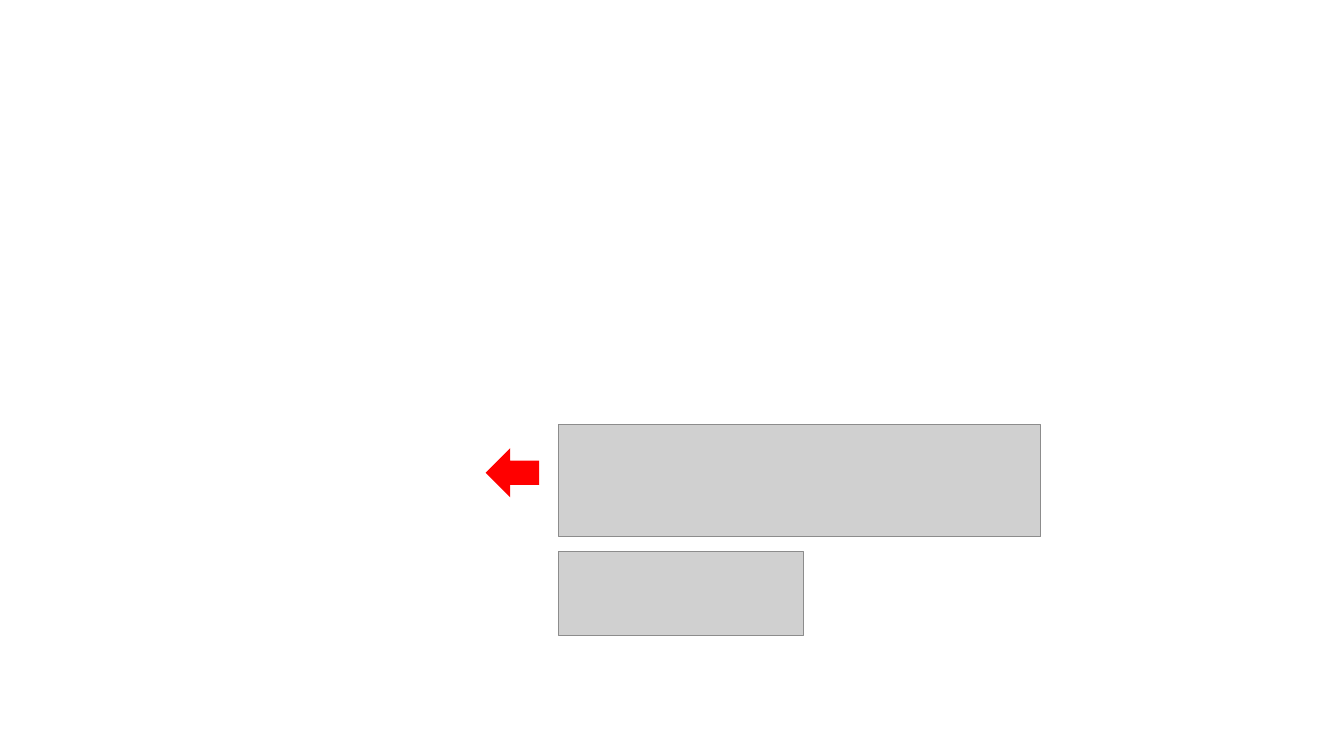
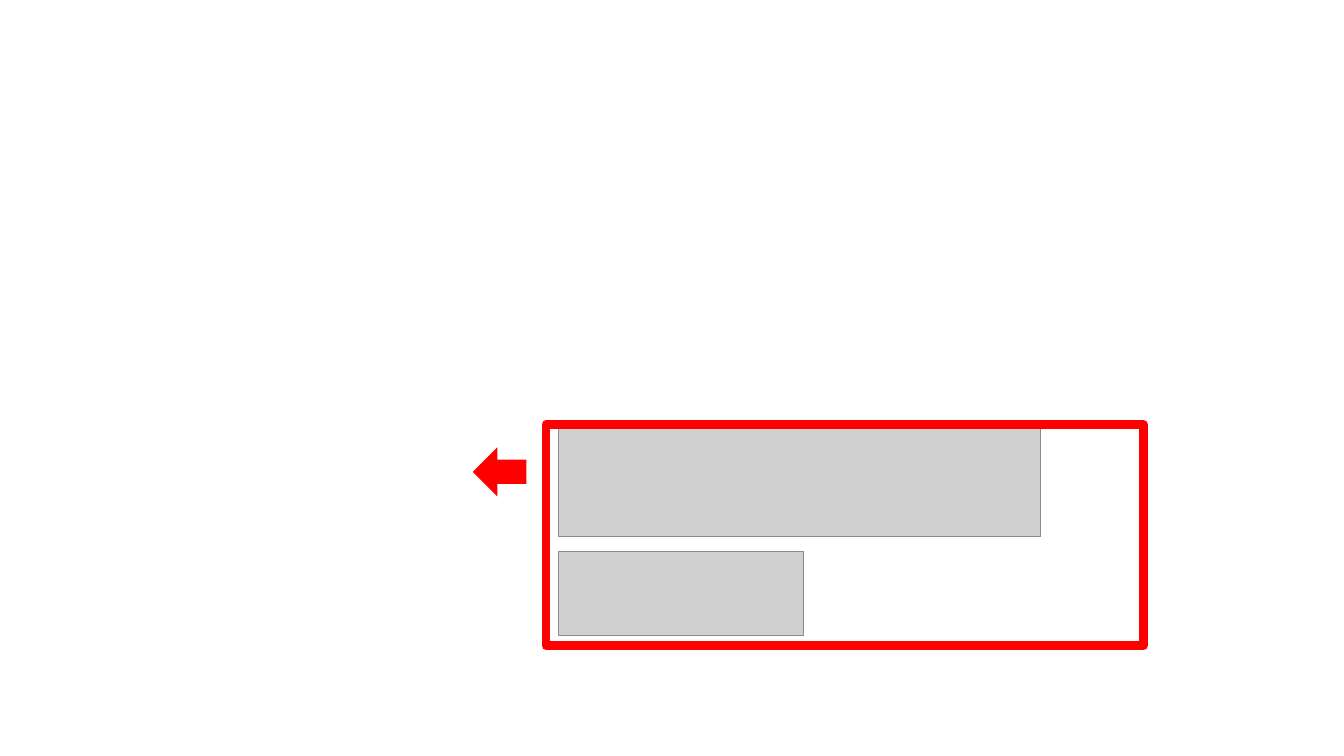
Before and after one commit to ezenteam2/EzenCrowdFunding, a slide deck: slide 13 of project03 화면설계서/project03 - 화면 설계서 - 용승.pptx. Drawn at 1344x756 pixels with LibreOffice and Linux fonts; fonts in the diff are those of the drawing; grey boxes stand for pictures; background and template pictures are left out. Boxes give left, top, right and bottom in pixels: in the first picture for what was removed or moved away, otherwise in the second. Text is boxed around its words. In the diff, an @@ line names an element or a change of style, - is before the commit and + after.

```diff
--- a/project03 화면설계서/project03 - 화면 설계서 - 용승.pptx
+++ b/project03 화면설계서/project03 - 화면 설계서 - 용승.pptx
@@ right arrow: place and size @@
-right arrow at box(487, 450, 538, 496)
+right arrow at box(474, 449, 525, 495)
@@ rectangle added at box(546, 424, 1144, 645), outline #FF0000 6 pt @@
```
Also in this commit, not shown: 3 other slides changed, 11 slides added, 5 slides removed, 24 other files.
